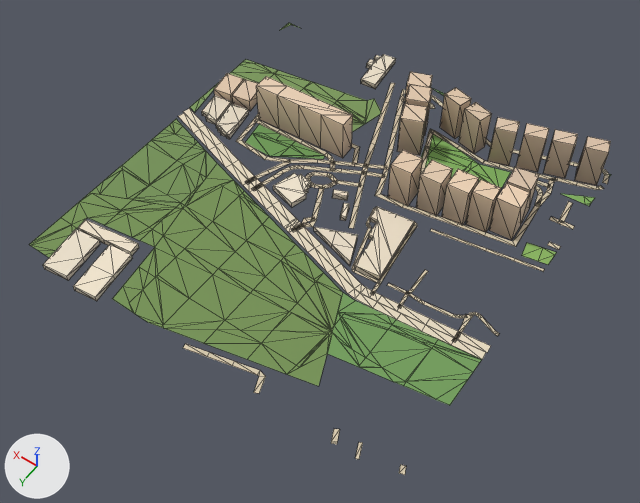
An edit to the glTF model public/assets/bengaluru-region-v1/tiles/t15_18-l0.glb, drawn before and after from the same camera.
Both versions are drawn from a 50 mm lens placed at (7357.0, 9824.0, 803.0), pointed at (7728.0, 9303.0, -15.0). Every picture has the same lights, and +X, +Y and +Z are marked at lower left. The picture after the commit comes second. Mesh edges are drawn as thin lines. Vertices at exactly the same position are counted once.

Names of what the first picture shows: 'building', 'ground'.
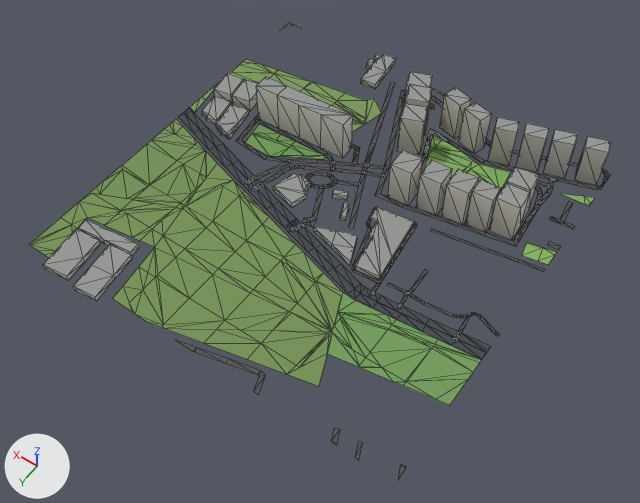
Where the change shows, as pixel boxes (x1, y1, x2, y2) in the pictures (640 x 503 px; the box of a moved part takes in the faces that stretch with it):
'ground', reshaped: before (29, 23, 611, 475); after (29, 23, 611, 479)
part 1 of me_building, recoloured: (43, 54, 611, 300) in both
part 2 of me_ground, moved or reshaped: before (335, 89, 611, 359); after (335, 90, 611, 359)
part 3 of me_ground, moved or reshaped: before (183, 344, 406, 475); after (176, 340, 406, 479)
part 4 of me_ground, reshaped: before (178, 108, 239, 167); after (179, 108, 239, 167)
part 5 of me_ground, recoloured: (194, 83, 609, 467) in both

Patch to the scene script:
```diff
--- a/public/assets/bengaluru-region-v1/tiles/t15_18-l0.glb.py
+++ b/public/assets/bengaluru-region-v1/tiles/t15_18-l0.glb.py
@@ me_building @@
 # used by ob_building; location = (7500.0, 9000.0, 0.0)
-me_building.from_pydata(...)  # 326 vertices, 424 faces; spans x 7.0..489.0, y -16.0..516.0, z 0.0..57.0
+me_building.from_pydata(...)  # 326 vertices, 522 faces; spans x 7.0..489.0, y -16.0..516.0, z 0.0..57.0
+# me_building part 1: 424 kept faces spanning x 7.0..489.0, y -16.0..516.0, z 0.0..57.0 get new vertex colours
+# edits to the shape of me_building do not show in these pictures
 me_building.materials.append(mat_building)
@@ me_ground @@
 # used by ob_ground; location = (7500.0, 9000.0, 0.0)
-me_ground.from_pydata(...)  # 927 vertices, 982 faces; spans x -3.0..502.0, y -1.0..503.0, z 1.0
+me_ground.from_pydata(...)  # 937 vertices, 994 faces; spans x 0.0..500.0, y 0.0..500.0, z 1.0
+# me_ground part 2
+# 19 vertices are removed from x -3.0..222.0, y -1.0..334.0, z 1.0
+# 52 faces are deleted
+# 13 vertices move from x 0.0..291.0, y 12.0..291.0, z 1.0 to x 0.0..292.0, y 12.0..294.0, z 1.0
+# 25 vertices are added at x 0.0..222.0, y 0.0..334.0, z 1.0
+# 60 new faces join them
+# me_ground part 3
+# 6 vertices are removed from x -3.0..265.0, y 487.0..503.0, z 1.0
+# 6 faces are deleted
+# 3 vertices in x 45.0..171.0, y 479.0..501.0, z 1.0 move by (1.0, -1.0, 0.0)
+# 7 vertices move from x 3.0..209.0, y 483.0..501.0, z 1.0 to x 0.0..216.0, y 481.0..500.0, z 1.0
+# 6 vertices are added at (252.0, 494.0, 1.0), (250.0, 500.0, 1.0), (251.0, 500.0, 1.0), (277.0, 500.0, 1.0), (0.0, 496.0, 1.0), (74.0, 500.0, 1.0)
+# 6 new faces join them
+# me_ground part 4
+# 4 vertices are removed from x 498.0..502.0, y 219.0..239.0, z 1.0
+# 4 faces are deleted
+# 8 vertices move from x 424.0..465.0, y 231.0..262.0, z 1.0 to x 422.0..464.0, y 232.0..263.0, z 1.0
+# 8 vertices are added at x 493.0..500.0, y 219.0..240.0, z 1.0
+# 8 new faces join them
+# me_ground part 5: 446 kept faces spanning x 0.0..464.0, y 0.0..500.0, z 1.0 get new vertex colours; the middle colour goes from beige #d7c9ae to dark grey #535556
 me_ground.materials.append(mat_ground)
```
